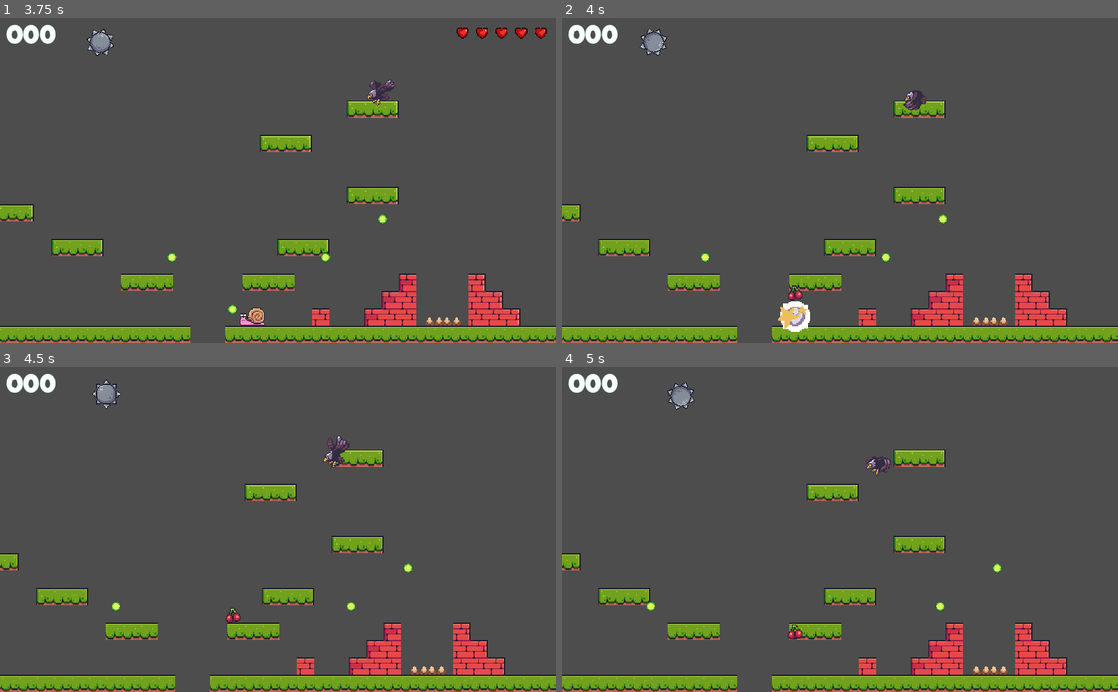
Above: before the commit, frames 1-4 (two rows, left to right).
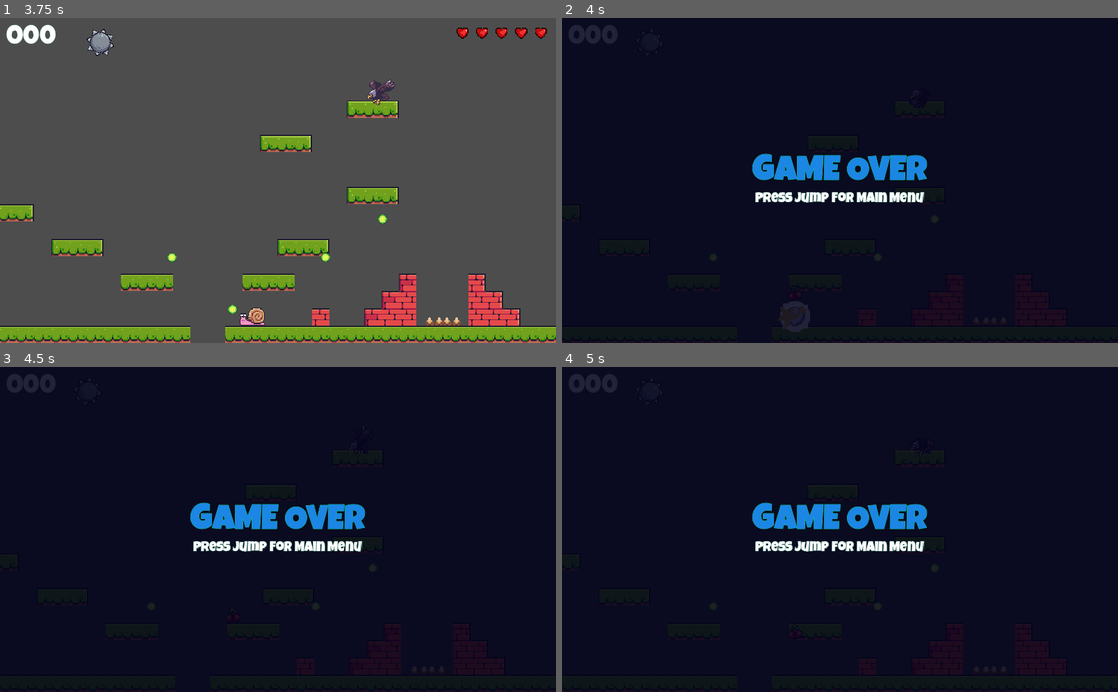
Above: after the commit, the same moments.

Repository: jaerrib/learning-godot
Game: Godot game, scene res://scenes/level_base/level_base.tscn
Two runs of this game, one before a commit and one after it. Both use one fixed random seed, a clock stepped at 60 frames per second and the inputs below.
Inputs:
- Up to frame 1 (3.75 s): hold D (right) 0.53-2.03 s; tap E (shoot) every 0.75 s from 0.6 to 3.6 s; tap Space (jump) at 0.77, 1.52, 3.02 s; hold A (left) 2.03-2.78 s; hold D (right) from 2.78 s (still down)
- Up to frame 2 (4 s): keep holding D (right); tap Space (jump) at 3.77 s
- Up to frame 3 (4.5 s): release D (right) at 4.28 s; hold A (left) from 4.28 s (still down); tap E (shoot) at 4.35 s
- Up to frame 4 (5 s): keep holding A (left); tap Space (jump) at 4.52 s

Frame 1 is identical in both runs. In frame 2, 100% of the frame differs, in the area x 0-100%, y 0-100%; in frame 3, 100%; in frame 4, 100%.

Commit message:
Initite game over screen on player death

Diff:
--- a/foxy-antics/scenes/ball_spikes/ball_spikes.tscn
+++ b/foxy-antics/scenes/ball_spikes/ball_spikes.tscn
@@ -6,7 +6,7 @@
 [sub_resource type="CircleShape2D" id="CircleShape2D_3e5d4"]
 radius = 12.0
 
-[node name="BallSpikes" type="PathFollow2D"]
+[node name="BallSpikes" type="PathFollow2D" groups=["Moveables"]]
 rotates = false
 script = ExtResource("1_s1pcs")
 
--- a/foxy-antics/scenes/hud/hud.gd
+++ b/foxy-antics/scenes/hud/hud.gd
@@ -16,8 +16,18 @@
 	_hearts = hb_hearts.get_children()
 	SignalManager.on_player_hit.connect(on_player_hit)
 	SignalManager.on_level_started.connect(on_player_hit)
+	SignalManager.on_game_over.connect(on_game_over)
 
 
 func on_player_hit(lives: int) -> void:
 	for life in range(_hearts.size()):
 		_hearts[life].visible = lives > life
+
+
+func show_hud() -> void:
+	color_rect.show()
+
+
+func on_game_over() -> void:
+	show_hud()
+	vb_game_over.show()
--- a/foxy-antics/scenes/hud/hud.tscn
+++ b/foxy-antics/scenes/hud/hud.tscn
@@ -76,6 +76,7 @@
 color = Color(0, 0.00392157, 0.0980392, 0.866667)
 
 [node name="VBLevelComplete" type="VBoxContainer" parent="ColorRect"]
+visible = false
 layout_mode = 1
 anchors_preset = 8
 anchor_left = 0.5
@@ -104,6 +105,7 @@
 vertical_alignment = 1
 
 [node name="VBGameOver" type="VBoxContainer" parent="ColorRect"]
+visible = false
 layout_mode = 1
 anchors_preset = 8
 anchor_left = 0.5
--- a/foxy-antics/scenes/level_base/level_base.gd
+++ b/foxy-antics/scenes/level_base/level_base.gd
@@ -3,9 +3,15 @@
 
 # Called when the node enters the scene tree for the first time.
 func _ready() -> void:
-	pass # Replace with function body.
+	SignalManager.on_game_over.connect(on_game_over)
 
 
 # Called every frame. 'delta' is the elapsed time since the previous frame.
 func _process(delta: float) -> void:
 	pass
+
+
+func on_game_over() -> void:
+	for mv in get_tree().get_nodes_in_group(Constants.MOVEABLES_GROUP):
+		mv.set_process(false)
+		mv.set_physics_process(false)
--- a/foxy-antics/scenes/player/player.gd
+++ b/foxy-antics/scenes/player/player.gd
@@ -130,7 +130,8 @@
 	if _lives <=0:
 		SignalManager.on_game_over.emit()
 		set_physics_process(false)
-		print("PLAYER DIES")
+		animation_player.stop()
+		invincible_player.stop()
 		return false
 	return true
 
